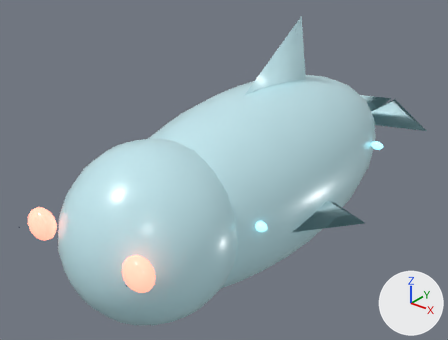
The glTF model assets/models/ocean/fish/glassjaw.glb: old version first, new version second.
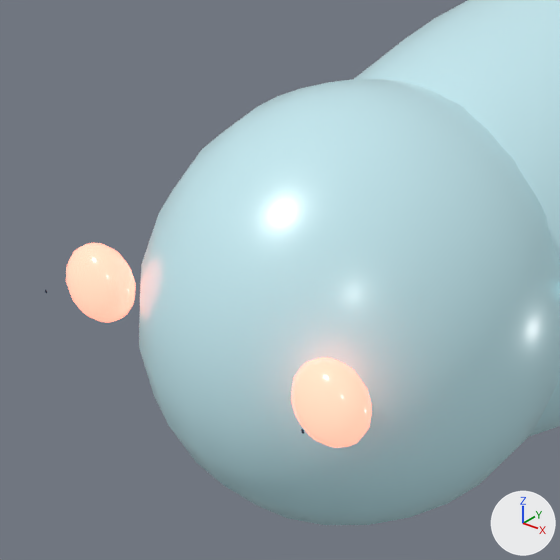
Each version is shown whole from a 50 mm camera at (2.56, -3.61, 2.17) aimed at (-0.27, -0.06, -0.03), then close up on the part from 0% to 52% of the width and 31% to 100% of the height. Every picture has the same lights, and +X, +Y and +Z are marked at lower right. The last two pictures show the newer version. Where no turn or scale is listed for an object, it has been applied to the vertices.

In view in the first close-up: 'body', 'head', 'weak-point-eye--1', 'weak-point-eye-1'.
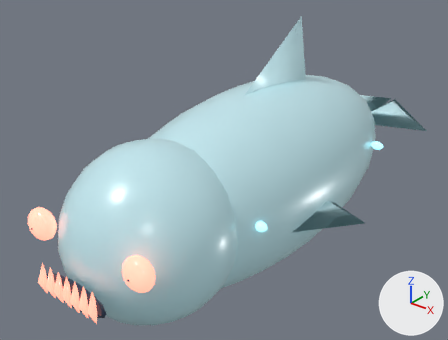
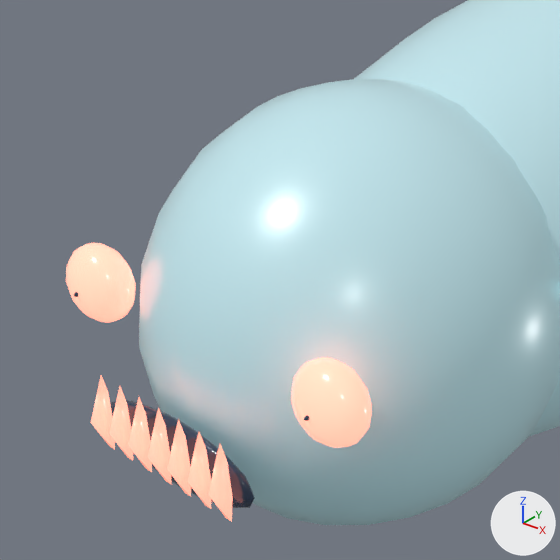
Where the newer file only moved an object's origin or applied its transform, the numbers keep the older frame.

Pixel boxes (x1, y1, x2, y2) of what changed, in the close-ups (560 x 560 px):
'mouth', added: after (111, 400, 254, 508)
'fang-3', added: after (208, 444, 233, 522)
'fang-2', added: after (188, 432, 211, 509)
'fang-1', added: after (167, 419, 191, 496)
'fang-0', added: after (147, 407, 171, 484)
'fang--1', added: after (128, 397, 152, 472)
'fang--2', added: after (109, 386, 133, 461)
'fang--3', added: after (91, 375, 115, 450)

What changed in the scene script:
```text
Add me_sphere_038_1:
    me_sphere_038_1.from_pydata(...)  # 114 vertices, 224 faces; spans x -0.28..0.28, y -0.035..0.035, z -0.1..0.1
    me_sphere_038_1.materials.append(mat_glassjaw_pupil)  # dark blue #26354b
Add me_cone_057:
    me_cone_057.from_pydata([(0.0, 0.025, 0.12), (0.02, 0.025, 0.075), (0.024, 0.025, -0.027), (0.011, 0.025, -0.108), (-0.011, 0.025, -0.108), (-0.024, 0.025, -0.027), (-0.02, 0.025, 0.075), (0.0, -0.025, 0.0)], [], [(0, 7, 1), (1, 7, 2), (2, 7, 3), (3, 7, 4), (4, 7, 5), (6, 0, 1), (1, 2, 3), (3, 4, 5), (5, 6, 1), (1, 3, 5), (5, 7, 6), (6, 7, 0)])
    me_cone_057.materials.append(mat_glassjaw_eye)  # pink #ff9b86, glowing pink #ff9b86
Add ob_mouth:
    ob_mouth = bpy.data.objects.new('mouth', me_sphere_038_1)
    ob_mouth.location = (0.0, -1.82, -0.11)
Add ob_fang__3:
    ob_fang__3 = bpy.data.objects.new('fang--3', me_cone_057)
    ob_fang__3.location = (-0.225, -1.885, -0.07)
Add ob_fang__2:
    ob_fang__2 = bpy.data.objects.new('fang--2', me_cone_057.copy())
    ob_fang__2.location = (-0.15, -1.885, -0.07)
Add ob_fang__1:
    ob_fang__1 = bpy.data.objects.new('fang--1', me_cone_057.copy())
    ob_fang__1.location = (-0.075, -1.885, -0.07)
Add ob_fang_3:
    ob_fang_3 = bpy.data.objects.new('fang-3', me_cone_057.copy())
    ob_fang_3.location = (0.225, -1.885, -0.07)
Add ob_fang_2:
    ob_fang_2 = bpy.data.objects.new('fang-2', me_cone_057.copy())
    ob_fang_2.location = (0.15, -1.885, -0.07)
Add ob_fang_1:
    ob_fang_1 = bpy.data.objects.new('fang-1', me_cone_057.copy())
    ob_fang_1.location = (0.075, -1.885, -0.07)
Add ob_fang_0:
    ob_fang_0 = bpy.data.objects.new('fang-0', me_cone_057.copy())
    ob_fang_0.location = (0.0, -1.885, -0.07)
```
